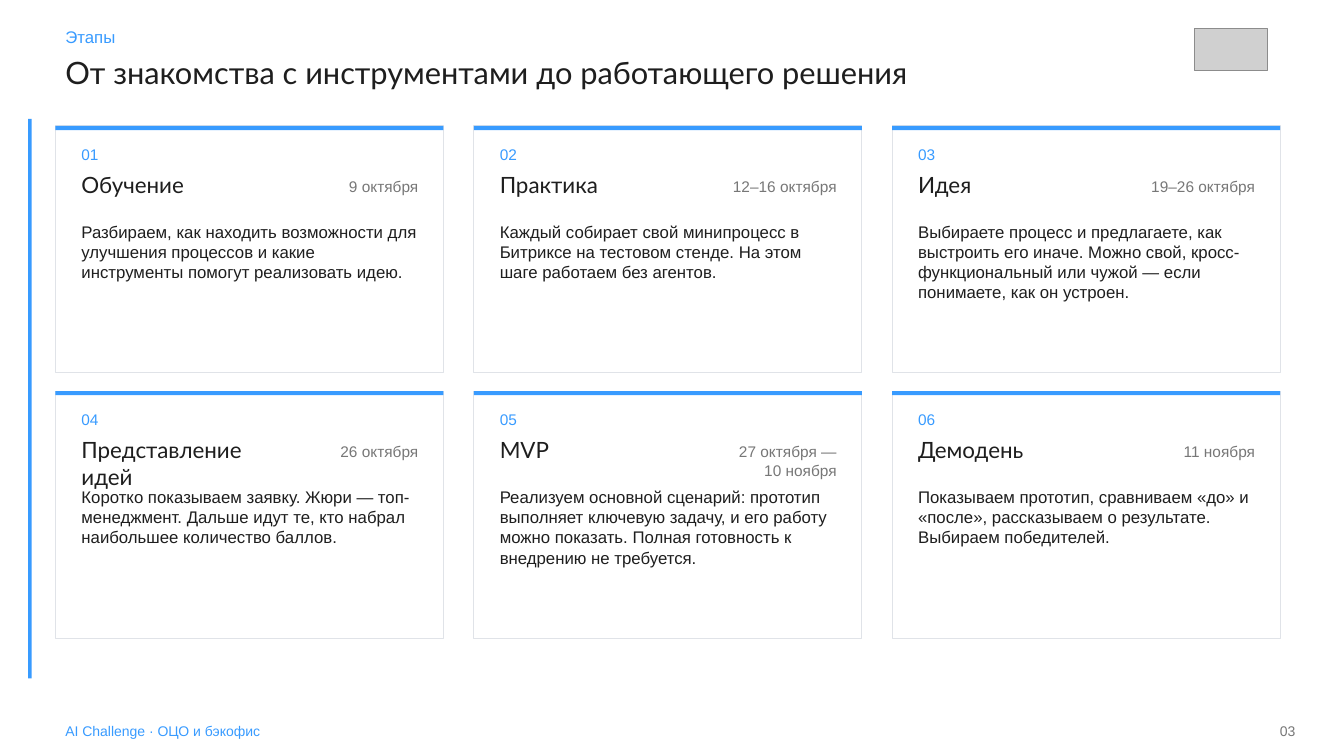
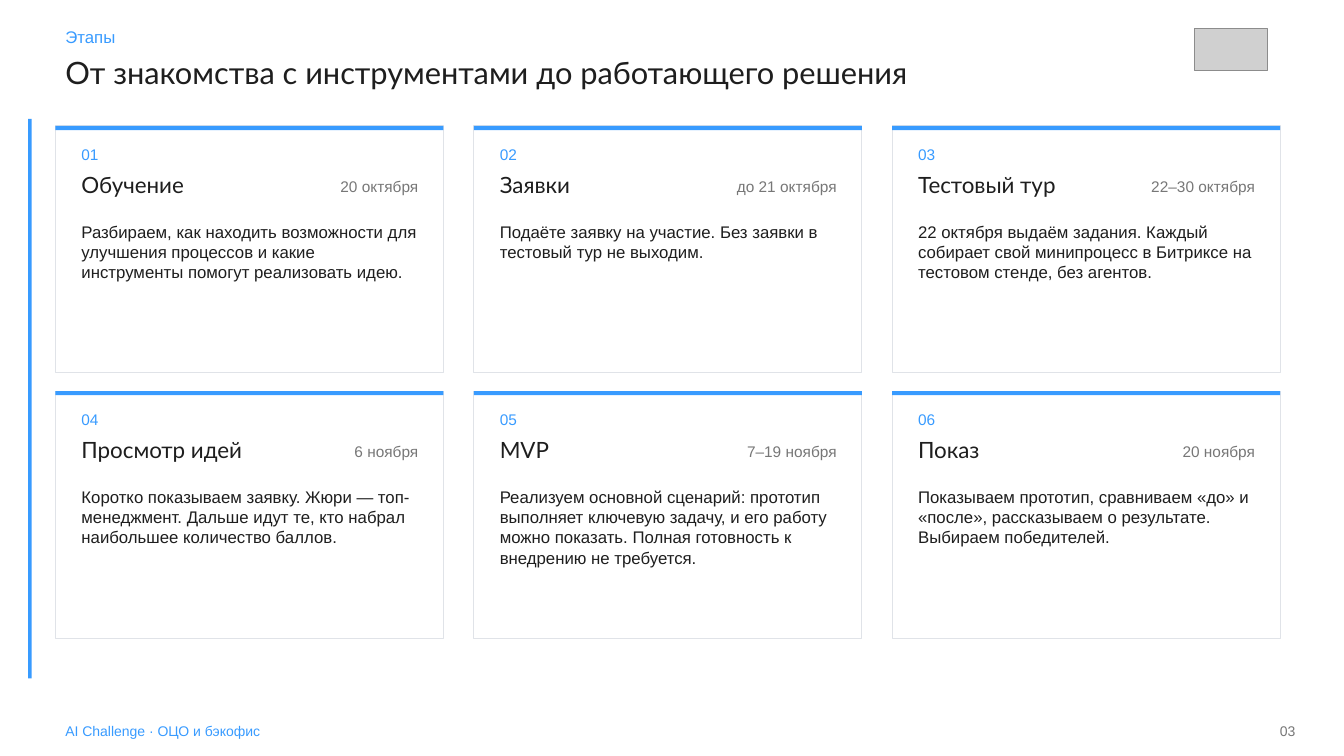
Before and after one commit to Nikisheva/html_krit, a slide deck: slide 3 of AI Challenge.pptx. Drawn at 1344x756 pixels with LibreOffice and Linux fonts; fonts in the diff are those of the drawing; grey boxes stand for pictures. Boxes give left, top, right and bottom in pixels: in the first picture for what was removed or moved away, otherwise in the second. Text is boxed around its words. In the diff, an @@ line names an element or a change of style, - is before the commit and + after.

```diff
--- a/AI Challenge.pptx
+++ b/AI Challenge.pptx
@@ text at bbox=[500, 176, 570, 193]: text changed @@
-Практика
+Заявки
@@ text at bbox=[918, 177, 1055, 197]: text changed @@
-Идея
+Тестовый тур
@@ text at bbox=[340, 181, 418, 195]: text changed @@
-9 октября
+20 октября
@@ text at bbox=[737, 181, 836, 195]: text changed @@
-12–16 октября
+до 21 октября
@@ text at bbox=[1151, 181, 1255, 195]: text changed @@
-19–26 октября
+22–30 октября
@@ text at bbox=[500, 226, 818, 262]: text changed @@
-Каждый собирает свой минипроцесс в Битриксе на тестовом стенде. На этом шаге работаем без агентов.
+Подаёте заявку на участие. Без заявки в тестовый тур не выходим.
@@ text at bbox=[918, 225, 1252, 282]: text changed @@
-Выбираете процесс и предлагаете, как выстроить его иначе. Можно свой, кросс-функциональный или чужой — если понимаете, как он устроен.
+22 октября выдаём задания. Каждый собирает свой минипроцесс в Битриксе на тестовом стенде, без агентов.
@@ text at bbox=[81, 442, 242, 462]: text changed @@
-Представление идей
+Просмотр идей
@@ text at bbox=[354, 446, 418, 460]: text changed @@
-26 октября
+6 ноября
@@ text at bbox=[747, 446, 837, 460]: text changed @@
-27 октября — 10 ноября
+7–19 ноября
@@ text at bbox=[918, 442, 979, 458]: text changed @@
-Демодень
+Показ
@@ text at bbox=[1183, 446, 1255, 460]: text changed @@
-11 ноября
+20 ноября
```
Also in this commit, not shown: 6 other slides changed, 6 other files.
